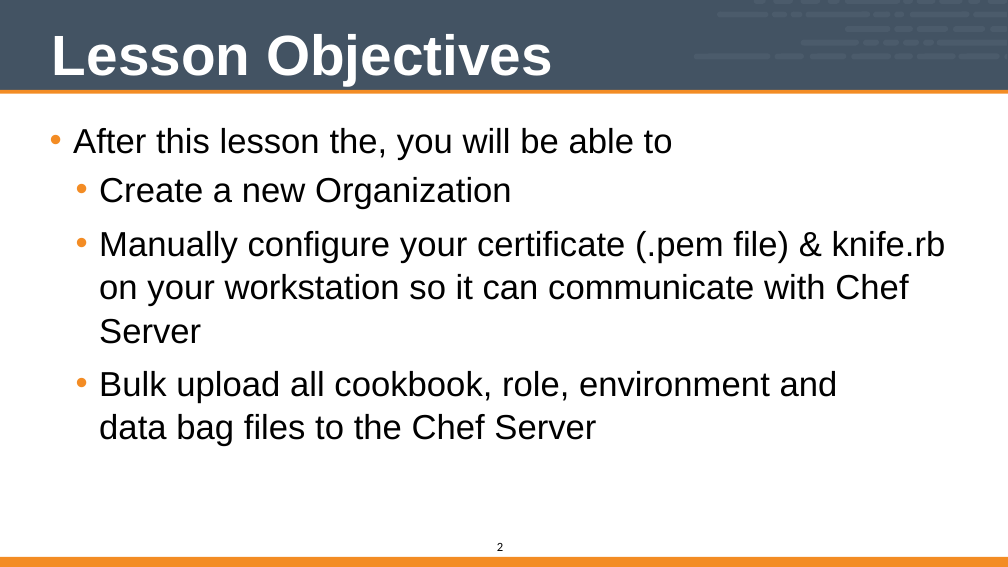
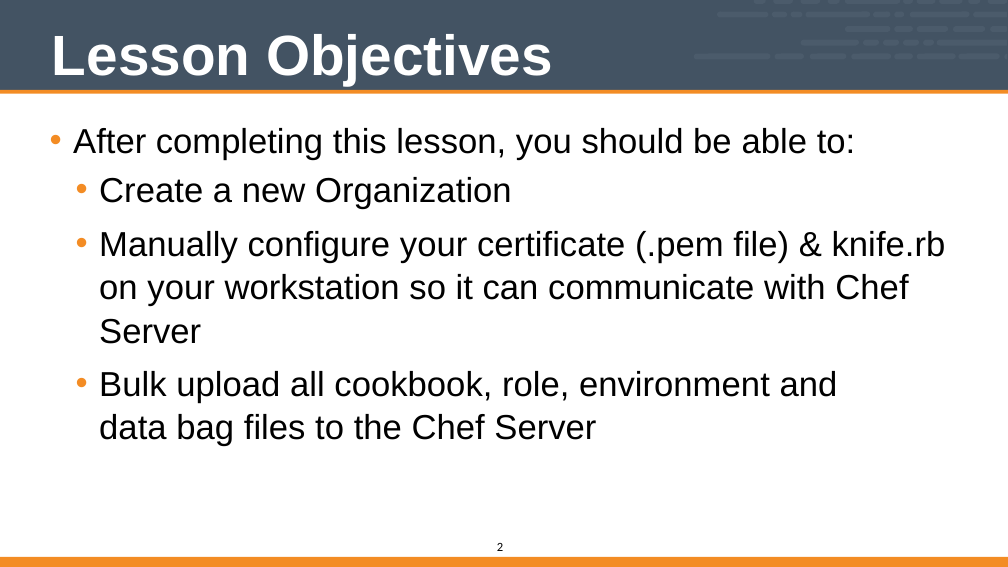
Before and after one commit to vinyar/chef-intermediate, a slide deck: slide 2 of Modules/02-Chef_Intermediate.pptx. Drawn at 1008x567 pixels with LibreOffice and Linux fonts; fonts in the diff are those of the drawing. Boxes give left, top, right and bottom in pixels: in the first picture for what was removed or moved away, otherwise in the second. Text is boxed around its words. In the diff, an @@ line names an element or a change of style, - is before the commit and + after.

Commit message:
Completed updates to Module 02

```diff
--- a/Modules/02-Chef_Intermediate.pptx
+++ b/Modules/02-Chef_Intermediate.pptx
@@ text at [73,128,856,160]: text changed @@
-• After this lesson the, you will be able to
+• After completing this lesson, you should be able to:
```
